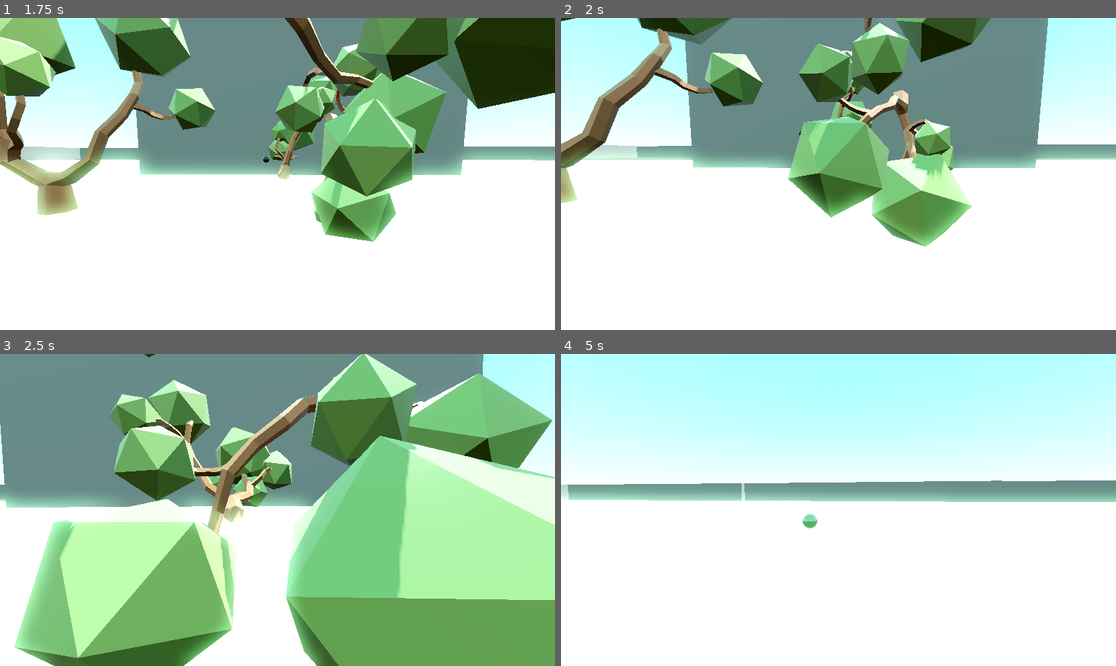
Above: before the commit, frames 1-4 (two rows, left to right).
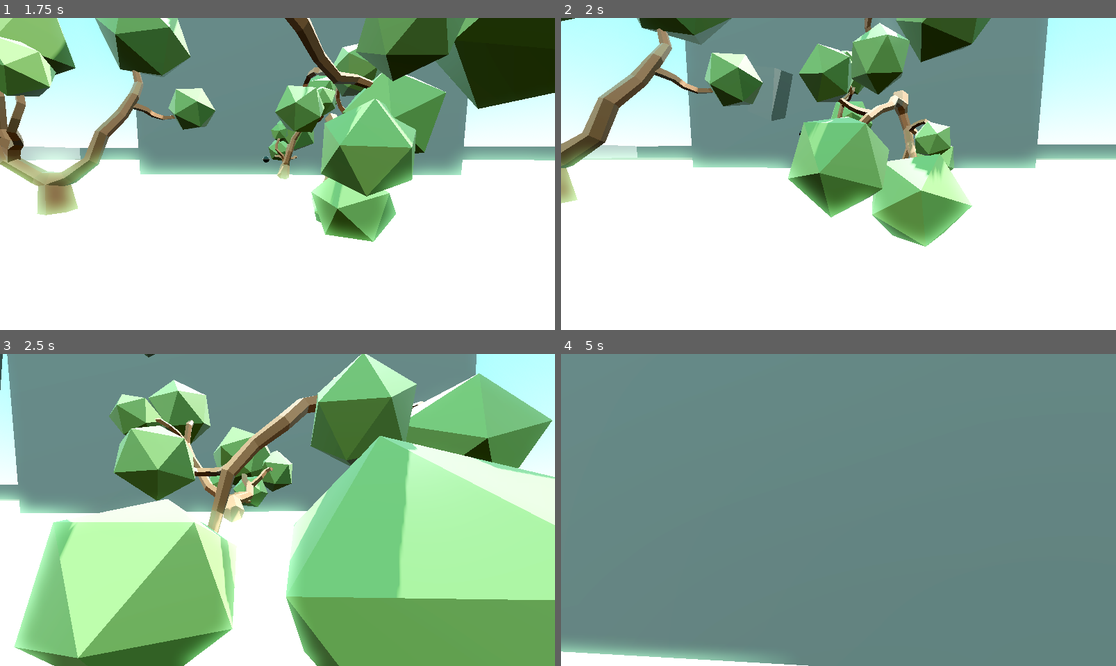
Above: after the commit, the same moments.

Repository: KrukDallan/Godot-test-game
Game: Godot game, scene res://node_3d.tscn
The game is run twice, just before and just after one commit, with the same random seed, the same clock (stepped at 60 frames per second) and the same inputs.
Inputs (mouse positions are in pixels of both pictures, inside the frame that each line leads up to):
- Up to frame 1 (1.75 s): move the mouse to (305, 174) at 0.52 s; hold Right mouse button (dash) 0.53-1.28 s; hold Up (ui_up) from 0.53 s (still down); tap Space at 0.77, 1.52 s; move the mouse to (249, 174) at 1.27 s; click (249, 174) at 1.35 s
- Up to frame 2 (2 s): keep holding Up (ui_up)
- Up to frame 3 (2.5 s): keep holding Up (ui_up); move the mouse to (288, 503) at 2.02 s; hold Right mouse button (dash) from 2.03 s (still down)
- Up to frame 4 (5 s): keep holding Up (ui_up); move the mouse to (832, 516) at 2.77 s; release Right mouse button (dash) at 2.78 s; click (832, 516) at 2.85 s; tap Space at 3.02, 3.77, 4.52 s; move the mouse to (877, 513) at 3.52 s; hold Right mouse button (dash) 3.53-4.28 s; move the mouse to (794, 506) at 4.27 s; click (794, 506) at 4.35 s

Frame 1 is identical in both runs. In frame 2, 0.4% of the frame differs, in the area x 1-42%, y 0-39%; in frame 3, 2.5%; in frame 4, 96%, in the area x 0-100%, y 0-100%.

Commit message:
healthbar and first enemy

Diff:
--- /dev/null
+++ b/ForestScene.gd
@@ -0,0 +1,13 @@
+extends Node3D
+
+var mob_scene = preload("res://entities/enemies/base_enemy/base_enemy.tscn")
+
+# Called when the node enters the scene tree for the first time.
+func _ready():
+	var mob = mob_scene.instantiate()
+	add_child(mob)
+
+
+# Called every frame. 'delta' is the elapsed time since the previous frame.
+func _process(delta):
+	pass
--- a/entities/enemies/base_enemy/base_enemy.gd
+++ b/entities/enemies/base_enemy/base_enemy.gd
@@ -1,13 +1,27 @@
 extends RigidBody3D
 
+# 191 -286 x
+#545 -28
 
+var moving_threshold : float = 0.0
+var move_to = Vector3.ZERO
 
 # Called when the node enters the scene tree for the first time.
 func _ready():
-	pass # Replace with function body.
+	# random integer between -280 and 180.
+	var rand_x = (randi() % 460 - 280) + 0.0
+	var rand_z = (randi() % 500 - 20) + 0.0
+	position = Vector3(rand_x, $MeshInstance3D.mesh.size.y +100, rand_z)
+	move_to = position - Character.position
+	move_to = -move_to.normalized()
+	apply_impulse(move_to*50)
 
 
 # Called every frame. 'delta' is the elapsed time since the previous frame.
 func _physics_process(delta):
-
-	pass
+	move_to = position - Character.position
+	move_to = move_to.normalized()
+	if moving_threshold > 3*delta:
+		apply_impulse(-move_to * delta * 800)
+		moving_threshold = 0.0
+	moving_threshold += delta
--- a/entities/enemies/base_enemy/base_enemy.tscn
+++ b/entities/enemies/base_enemy/base_enemy.tscn
@@ -3,15 +3,18 @@
 [ext_resource type="Script" path="res://entities/enemies/base_enemy/base_enemy.gd" id="1_yv0g8"]
 
 [sub_resource type="PrismMesh" id="PrismMesh_gur22"]
+size = Vector3(12, 12, 12)
 
-[sub_resource type="ConvexPolygonShape3D" id="ConvexPolygonShape3D_qvhfy"]
-points = PackedVector3Array(-0.5, -0.5, -0.5, 0.0146517, 0.470697, 0.470697, 0.0735213, 0.352957, 0.47061, -0.5, -0.5, 0.5, 0.5, -0.5, -0.5, -0.0146517, 0.470697, -0.470697, 0.5, -0.5, 0.5, -0.0146517, 0.470697, 0.470697, 0.0146517, 0.470697, -0.470697)
+[sub_resource type="ConvexPolygonShape3D" id="ConvexPolygonShape3D_bqrbb"]
+points = PackedVector3Array(0.46573, -4.9665, -3.5, 0.146545, 4.70691, 3.30228, 0.146545, 4.70691, -3.31816, -4.98809, -4.9881, 3.5, 4.98809, -4.98907, 3.5, -4.96552, -4.96553, -3.5, 4.96552, -4.9665, -3.5, -0.146545, 4.70691, -3.31816, -0.146545, 4.70691, 3.30228, 4.70611, -4.41221, -3.31756, -4.70524, -4.41048, -3.31695, 4.70611, -4.41221, 3.30169, -4.70524, -4.41048, 3.30108)
 
 [node name="BaseEnemy" type="RigidBody3D"]
+collision_layer = 2
+collision_mask = 7
 script = ExtResource("1_yv0g8")
 
 [node name="MeshInstance3D" type="MeshInstance3D" parent="."]
 mesh = SubResource("PrismMesh_gur22")
 
 [node name="CollisionShape3D" type="CollisionShape3D" parent="."]
-shape = SubResource("ConvexPolygonShape3D_qvhfy")
+shape = SubResource("ConvexPolygonShape3D_bqrbb")
--- a/node_3d.tscn
+++ b/node_3d.tscn
@@ -1,5 +1,6 @@
-[gd_scene load_steps=13 format=3 uid="uid://bax46c16y6cr1"]
-
+[gd_scene load_steps=14 format=3 uid="uid://bax46c16y6cr1"]
+
+[ext_resource type="Script" path="res://ForestScene.gd" id="1_4fsfe"]
 [ext_resource type="PackedScene" uid="uid://1hu8dlv2x6xy" path="res://world/plains/environment/trees/low_poly_tree/tree.tscn" id="2_k2yma"]
 [ext_resource type="PackedScene" uid="uid://kpetghtsf3ub" path="res://objects/wall.tscn" id="3_63pom"]
 
@@ -41,6 +42,7 @@
 points = PackedVector3Array(50.7837, 0.793495, 50.7837, -50.7837, -0.793495, -50.7837, -50.7837, 0.793495, -50.7837, 50.7837, -0.793495, -50.7837, -50.7837, -0.793495, 50.7837, -50.7837, 0.793495, 50.7837, 50.7837, 0.793495, -50.7837, 50.7837, -0.793495, 50.7837)
 
 [node name="Node3D" type="Node3D"]
+script = ExtResource("1_4fsfe")
 
 [node name="WorldEnvironment" type="WorldEnvironment" parent="."]
 environment = SubResource("Environment_gtvqx")
@@ -212,7 +214,7 @@
 transform = Transform3D(-4.37114e-08, 3.48787e-16, 1, 3.48787e-16, 1, -3.48787e-16, -1, 3.48787e-16, -4.37114e-08, -286.76, 11.6891, 272.657)
 
 [node name="Wall6" parent="Wallace" instance=ExtResource("3_63pom")]
-transform = Transform3D(-1, 3.48787e-16, -1.50996e-07, 3.48787e-16, 1, -3.48787e-16, 1.50996e-07, -3.48787e-16, -1, 191.157, 10, 545.416)
+transform = Transform3D(-1, 3.48787e-16, -1.50996e-07, 3.48787e-16, 1, -3.48787e-16, 1.50996e-07, -3.48787e-16, -1, 193.806, 10, 545.416)
 
 [node name="Wall10" parent="Wallace" instance=ExtResource("3_63pom")]
 transform = Transform3D(-1, 3.48787e-16, -1.50996e-07, 3.48787e-16, 1, -3.48787e-16, 1.50996e-07, -3.48787e-16, -1, -4.66547, 10, 545.416)
--- /dev/null
+++ b/objects/healthbar.tscn
@@ -0,0 +1,15 @@
+[gd_scene load_steps=3 format=3 uid="uid://c17bifosi71b7"]
+
+[ext_resource type="Texture2D" uid="uid://ksrjpwnwhacd" path="res://objects/resources/greenbar-2.png" id="1_e2j5g"]
+
+[sub_resource type="StandardMaterial3D" id="StandardMaterial3D_3feah"]
+transparency = 1
+albedo_color = Color(0.141176, 1, 0.14902, 1)
+billboard_mode = 1
+
+[node name="healthbar" type="Node3D"]
+
+[node name="Sprite3D" type="Sprite3D" parent="."]
+material_override = SubResource("StandardMaterial3D_3feah")
+texture = ExtResource("1_e2j5g")
+region_enabled = true
Binary file added: objects/resources/greenbar-2.png
Not shown, added: objects/resources/greenbar-2.png.import
